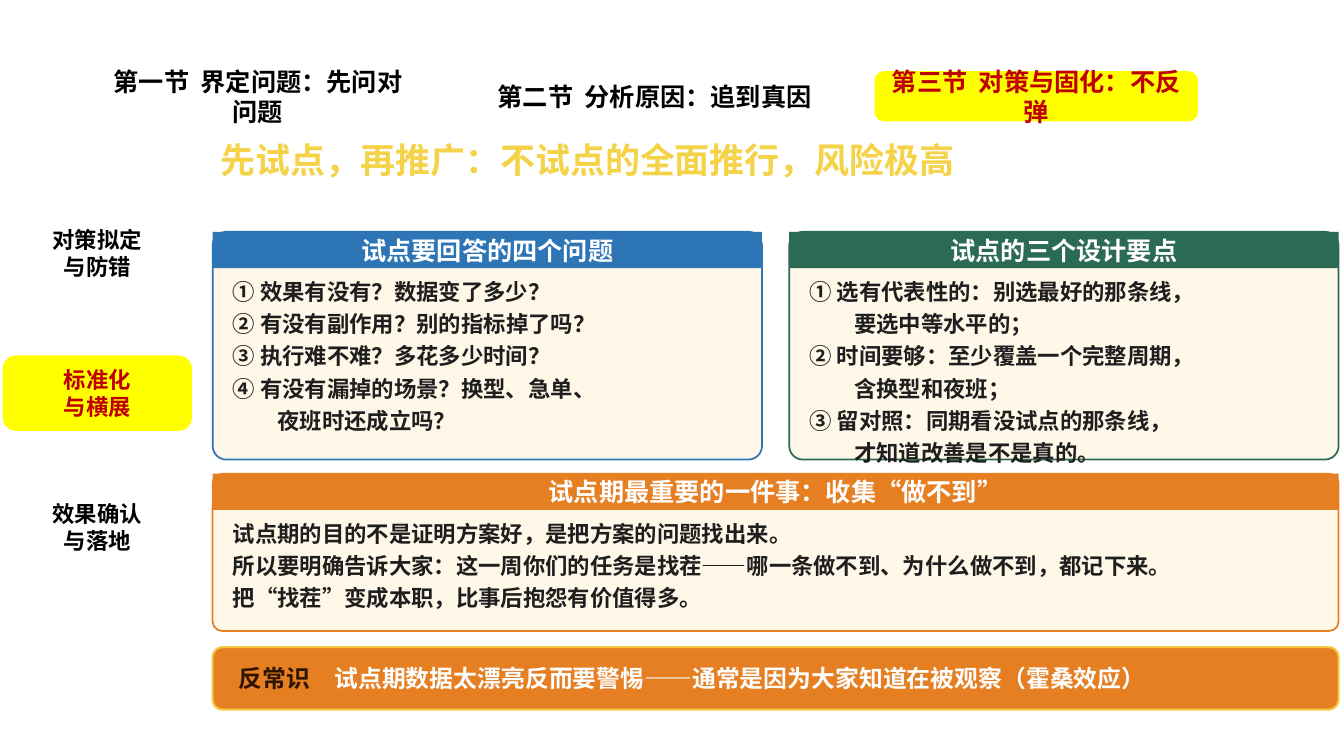
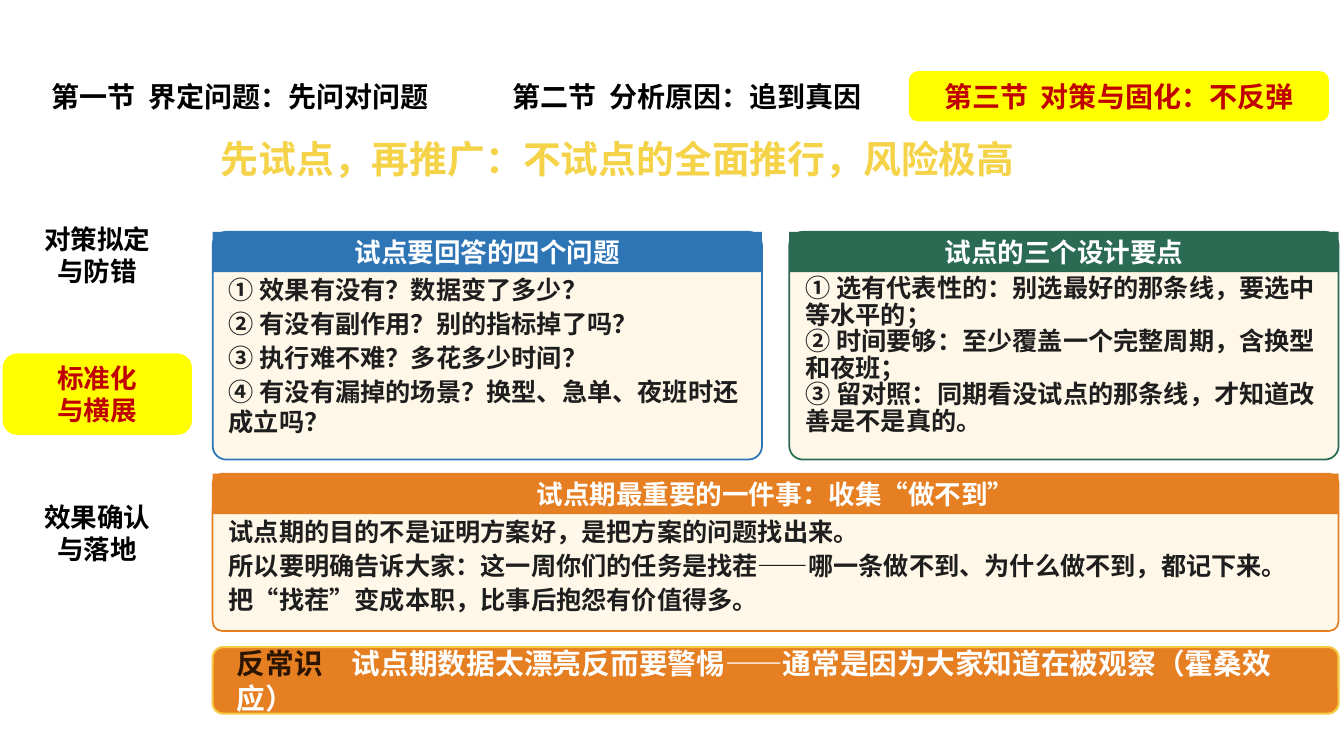
Before and after one commit to caixinyu2017-star/xixi, a slide deck: slide 37 of 管理技能课-问题分析与解决.pptx. Drawn at 1344x756 pixels with LibreOffice and Linux fonts; fonts in the diff are those of the drawing; background and template pictures are left out. Boxes give left, top, right and bottom in pixels: in the first picture for what was removed or moved away, otherwise in the second. Text is boxed around its words. In the diff, an @@ line names an element or a change of style, - is before the commit and + after.

```diff
--- a/管理技能课-问题分析与解决.pptx
+++ b/管理技能课-问题分析与解决.pptx
@@ text "问题分析与解决" moved from (x1=30, y1=0, x2=1311, y2=68) to (x1=10, y1=0, x2=1334, y2=68) @@
@@ text "问题分析与解决" at (x1=10, y1=0, x2=1334, y2=68): size 26 to 28 pt; alignment left to centre @@
@@ rounded rectangle "第一节 界定问题：先问对问题" resized from (x1=92, y1=73, x2=424, y2=120) to (x1=16, y1=73, x2=465, y2=120) @@
@@ rounded rectangle "第二节 分析原因：追到真因" resized from (x1=465, y1=73, x2=845, y2=120) to (x1=479, y1=73, x2=896, y2=120) @@
@@ size 18 to 20 pt in 3 elements at (x1=479, y1=73, x2=896, y2=120), (x1=16, y1=73, x2=465, y2=120), (x1=910, y1=73, x2=1328, y2=120) @@
@@ rounded rectangle "第三节 对策与固化：不反弹" resized from (x1=876, y1=73, x2=1197, y2=120) to (x1=910, y1=73, x2=1328, y2=120) @@
@@ text "先试点，再推广：不试点的全面推行，风险极高" at (x1=221, y1=140, x2=1015, y2=178): size 25 to 27 pt @@
@@ rounded rectangle "对策拟定" resized from (x1=4, y1=217, x2=191, y2=289) to (x1=4, y1=216, x2=191, y2=294) @@
@@ rectangle "试点要回答的四个问题" resized from (x1=213, y1=232, x2=762, y2=268) to (x1=213, y1=232, x2=762, y2=272) @@
@@ size 18 to 19 pt in 3 elements at (x1=213, y1=474, x2=1339, y2=514), (x1=213, y1=232, x2=762, y2=272), (x1=789, y1=232, x2=1339, y2=272) @@
@@ rectangle "试点的三个设计要点" resized from (x1=789, y1=232, x2=1339, y2=268) to (x1=789, y1=232, x2=1339, y2=272) @@
@@ text at (x1=229, y1=277, x2=638, y2=370): size 16 to 18 pt in "① 效果有没有？数据变了多少？", "② 有没有副作用？别的指标掉了吗？", "③ 执行难不难？多花多少时间？"; line spacing 1.04 to 0.98 @@
@@ text at (x1=805, y1=271, x2=1315, y2=433): text changed; size 16 to 18 pt @@
-① 选有代表性的：别选最好的那条线，
-要选中等水平的；
-② 时间要够：至少覆盖一个完整周期，
-含换型和夜班；
-③ 留对照：同期看没试点的那条线，
-才知道改善是不是真的。
+① 选有代表性的：别选最好的那条线，要选中等水平的；
+② 时间要够：至少覆盖一个完整周期，含换型和夜班；
+③ 留对照：同期看没试点的那条线，才知道改善是不是真的。
@@ rounded rectangle "标准化" resized from (x1=4, y1=357, x2=191, y2=430) to (x1=4, y1=355, x2=191, y2=434) @@
@@ text at (x1=229, y1=379, x2=739, y2=433): text changed; size 16 to 18 pt @@
-④ 有没有漏掉的场景？换型、急单、
-夜班时还成立吗？
+④ 有没有漏掉的场景？换型、急单、夜班时还成立吗？
@@ rectangle "试点期最重要的一件事：收集“做不到”" resized from (x1=213, y1=474, x2=1339, y2=510) to (x1=213, y1=474, x2=1339, y2=514) @@
@@ size 16 to 19 pt in 3 elements at (x1=4, y1=355, x2=191, y2=434), (x1=4, y1=216, x2=191, y2=294), (x1=4, y1=494, x2=191, y2=573) @@
@@ rounded rectangle "效果确认" resized from (x1=4, y1=491, x2=191, y2=564) to (x1=4, y1=494, x2=191, y2=573) @@
@@ text "试点期的目的不是证明方案好，是把方案的问题找出来。" at (x1=229, y1=519, x2=1287, y2=613): size 16 to 18 pt; line spacing 1.04 to 0.98 @@
@@ rounded rectangle resized from (x1=213, y1=647, x2=1339, y2=710) to (x1=213, y1=647, x2=1339, y2=714) @@
@@ text "反常识 试点期数据太漂亮反而要警惕——通常是因为大家知道在被观察（霍桑效应）" at (x1=237, y1=645, x2=1271, y2=677): size 17 to 20.5 pt @@
```
Also in this commit, not shown: 59 other slides changed, 28 other files.
